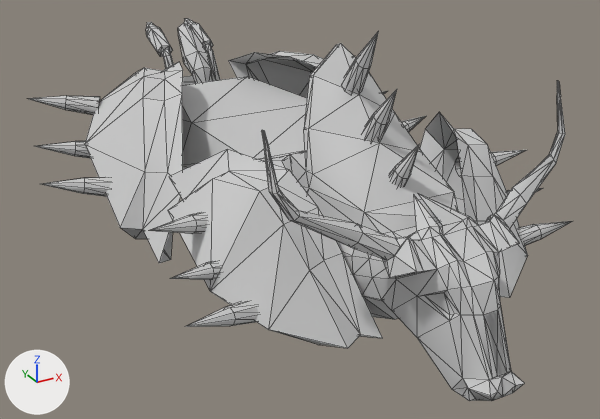
Before and after pictures for a commit that changed the FBX model Assets/Models/Astronavi/Nave_Toro.FBX.
One viewpoint serves both versions: a 50 mm lens placed at (-4.73, -8.89, 3.36), pointed at (-0.06, -0.41, -0.88). Arrows for +X, +Y and +Z are at lower left; the lights stay in place. Mesh edges are drawn as thin lines. Where no turn or scale is listed for an object, it has been applied to the vertices.

Names of what the first picture shows: 'Marmitte'.
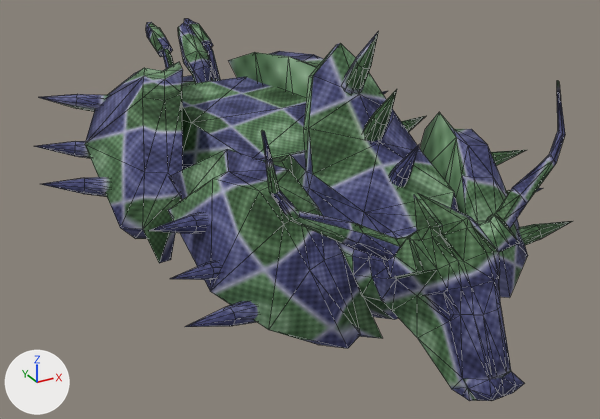
What the commit changed:
Picture 'texTools_checkermap_a.png' (img_textools_checkermap_a_png) is new.
Material 'Standardmaterial' (mat_standardmaterial) is new.
Its texture is img_textools_checkermap_a_png (with its transparency).
Its roughness is 0.859.
me_mesh is used by ob_marmitte; location (0.0, 0.0, 0.0).
me_mesh had 908 vertices, 1583 faces and spanned x -2.94..2.94, y -4.23..4.23, z -1.64..1.64.
me_mesh now has 908 vertices, 1621 faces and spans x -2.94..2.94, y -4.23..4.23, z -1.64..1.64.
me_mesh part 1: the loose piece of 19 vertices spanning x -2.66..-1.71, y 2.18..2.65, z -0.12..0.18 is moved by (0.15, 0.0, 0.0), in mat_standardmaterial (picture img_textools_checkermap_a_png).
Part 2, on me_mesh:
8 faces are deleted.
46 new faces join them.
me_mesh part 3: 1521 faces spanning x -2.94..2.94, y -4.23..4.23, z -1.64..1.64 switch from mat_default (light grey #cacaca) to mat_standardmaterial (picture img_textools_checkermap_a_png).
me_mesh part 4: the surface is now shaded smooth.

Changed parts and their boxes (x1, y1, x2, y2) in the pictures (600 x 419 px; the box of a moved part takes in the faces that stretch with it):
'Marmitte', reshaped
    before: (29, 18, 572, 401)
    after: (35, 18, 572, 401)
part 1 of me_mesh, moved or reshaped
    before: (29, 96, 100, 115)
    after: (39, 94, 109, 112)
part 2 of me_mesh, built on
    before: (484, 311, 506, 376)
    after: (159, 52, 466, 263)
part 3 of me_mesh, recoloured
    both: (35, 18, 569, 401)
